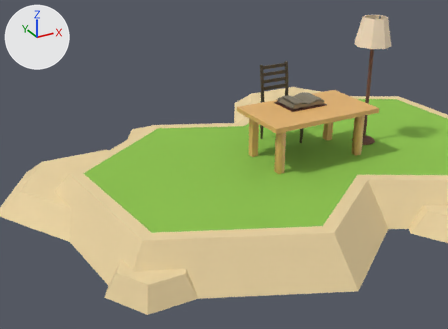
Two versions of the glTF model public/scene_base.glb, one commit apart.
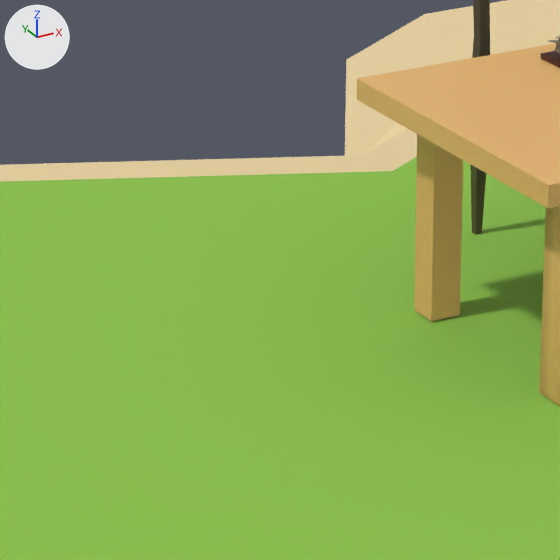
Old and new are each drawn from a 50 mm camera at (-3.597, -5.245, 2.488) aimed at (-0.858, -0.264, -0.003) and again close up on the part from 36% to 62% of the width and 28% to 63% of the height. Lighting does not change. The marker at upper left points along +X, +Y and +Z. Where no turn or scale is listed for an object, it has been applied to the vertices.

In view in the first close-up: 'chair', 'rockFlat', 'rockFlat.001', 'table'.
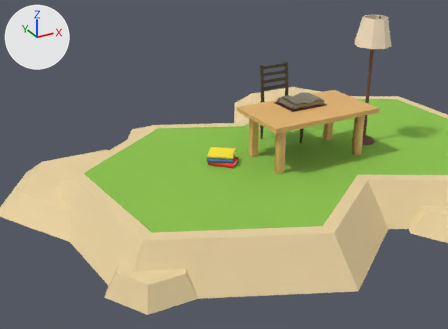
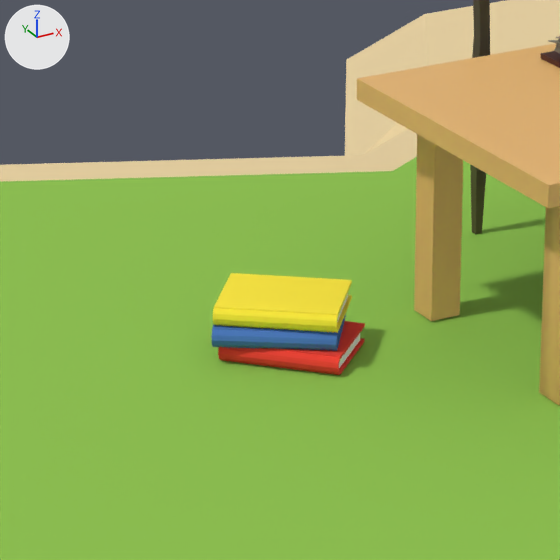
Edits to the bpy script that builds the scene:
```text
Add mat_mat9:
    mat_mat9 = principled_material('mat9')
    mat_mat9.base_color = (0.0677, 0.191, 0.55)  # blue #4a79c4
    mat_mat9.roughness = 1.0
Add mat_mat8:
    mat_mat8 = principled_material('mat8')
    mat_mat8.base_color = (0.91, 0.05, 0.03)  # red #f53f30
    mat_mat8.roughness = 1.0
Add mat_mat21:
    mat_mat21 = principled_material('mat21')
    mat_mat21.base_color = (1.0, 1.0, 1.0)  # white #ffffff
    mat_mat21.roughness = 1.0
Add mat_mat12:
    mat_mat12 = principled_material('mat12')
    mat_mat12.base_color = (1.0, 0.83, 0.04)  # yellow #ffeb38
    mat_mat12.roughness = 1.0
Add me_model:
    me_model.from_pydata(...)  # 315 vertices, 672 faces; spans x -0.16..0.176, y -0.162..0.175, z -0.06..0.064
    # faces by material slot: [192, 100, 188, 192]
    me_model.materials.append(mat_mat8)  # red #f53f30
    me_model.materials.append(mat_mat21)  # white #ffffff
    me_model.materials.append(mat_mat9)  # blue #4a79c4
    me_model.materials.append(mat_mat12)  # yellow #ffeb38
Add ob_books:
    ob_books = bpy.data.objects.new('books', me_model)
    ob_books.location = (-0.869, -0.237, 0.059)
```

What differs and where, as boxes (x1, y1, x2, y2) in the close-ups (560 x 560 px):
'books', added: after (212, 273, 365, 375)
    faces in mat_mat12 (yellow #ffeb38): (213, 273, 352, 333)
    faces in mat_mat8 (red #f53f30): (218, 321, 365, 375)
    faces in mat_mat9 (blue #4a79c4): (212, 314, 346, 351)
    faces in mat_mat21 (white #ffffff): (337, 293, 360, 368)
